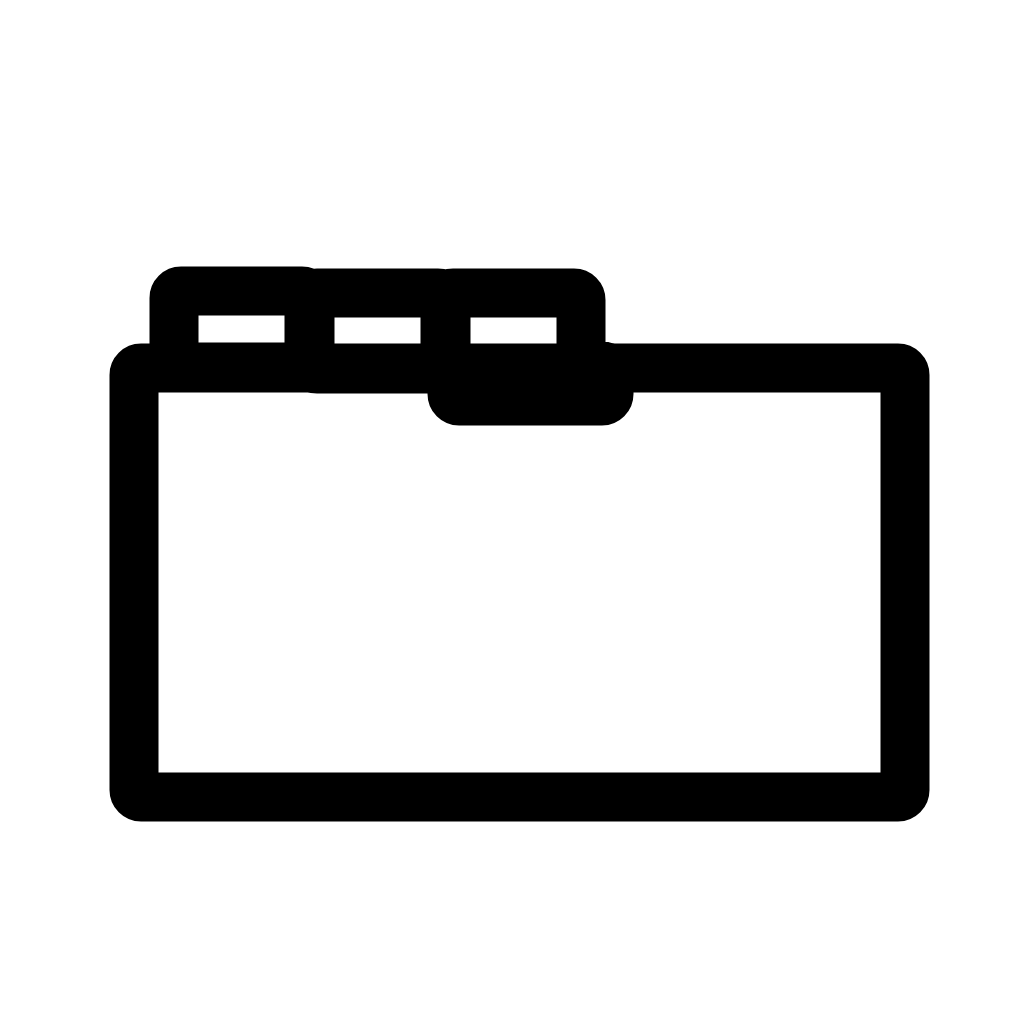
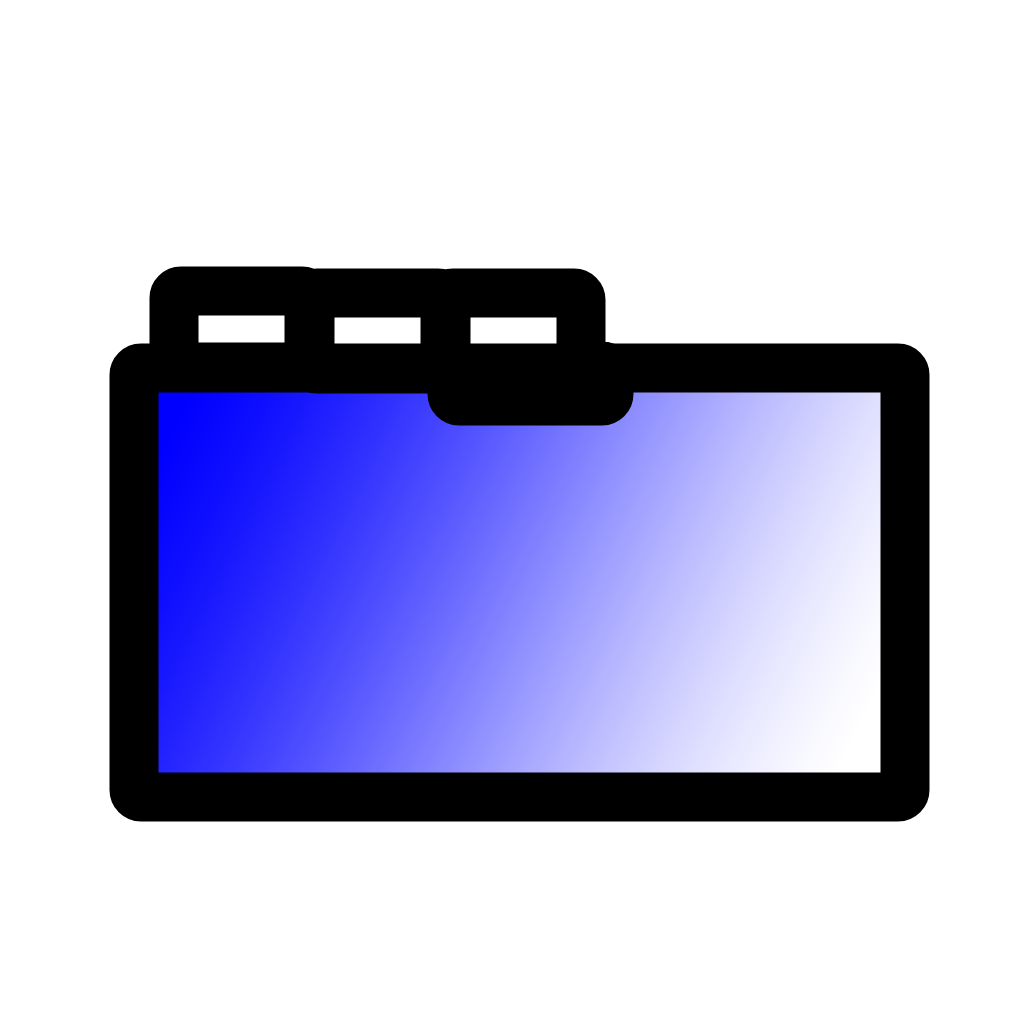
Comparing the layer stacks of the two 1024 x 1024 images. Changes:
painted on "Background" over [158,392,881,773]
